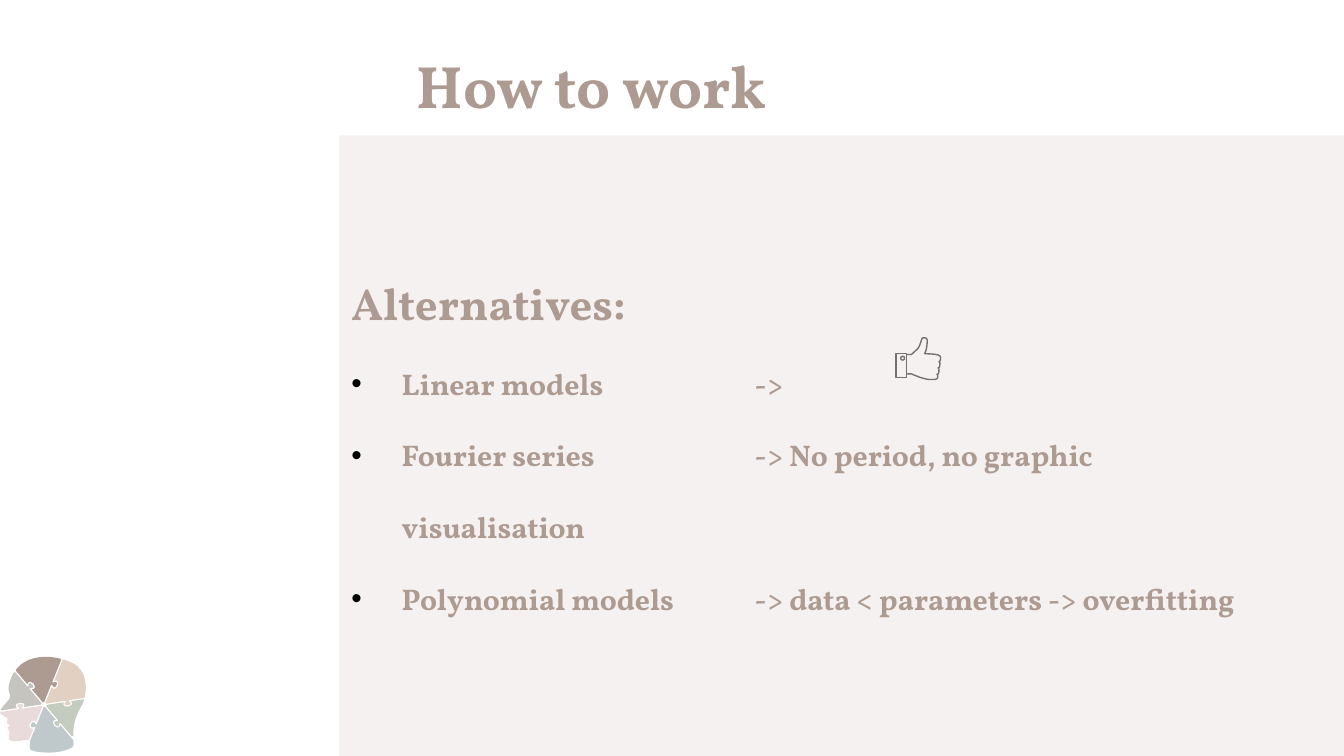
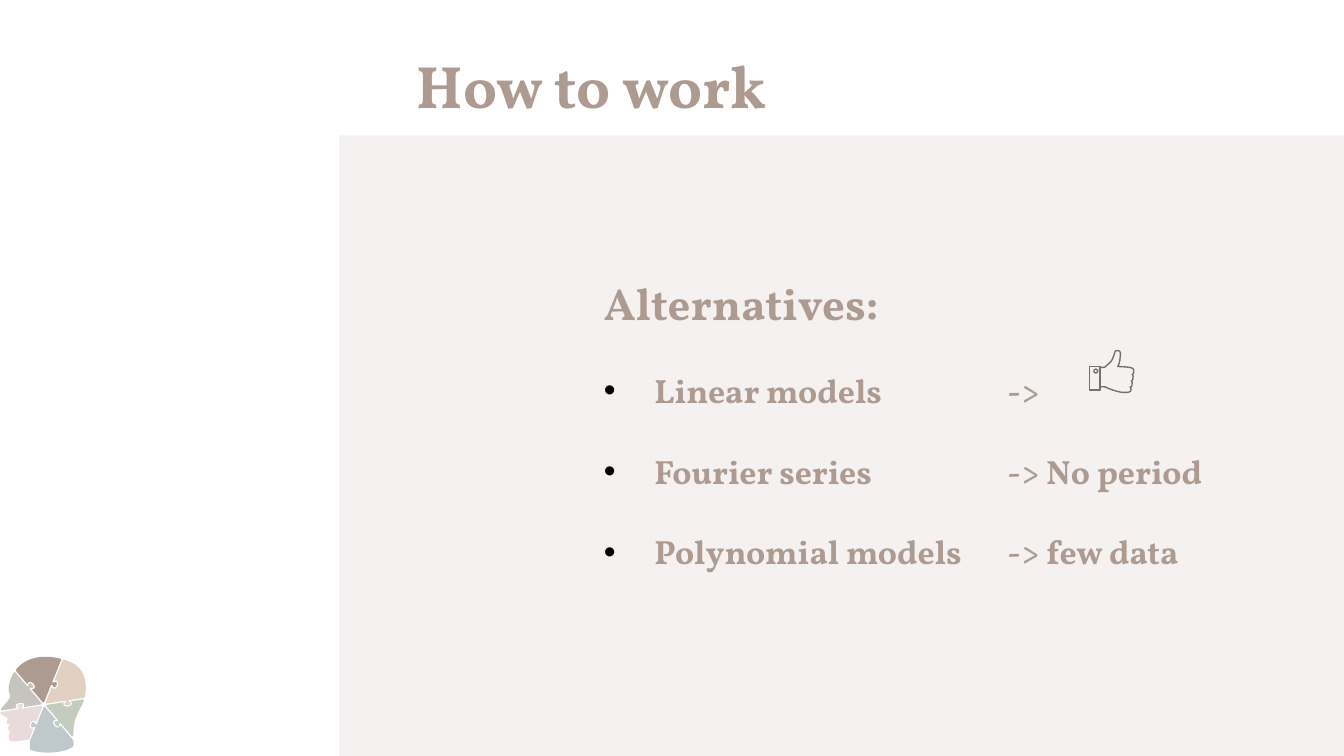
Before and after one commit to domenico-rgs/EFSA-Project, a slide deck: slide 6 of Presentation.pptx. Drawn at 1344x756 pixels with LibreOffice and Linux fonts; fonts in the diff are those of the drawing. Boxes give left, top, right and bottom in pixels: in the first picture for what was removed or moved away, otherwise in the second. Text is boxed around its words. In the diff, an @@ line names an element or a change of style, - is before the commit and + after.

```diff
--- a/Presentation.pptx
+++ b/Presentation.pptx
@@ text "Alternatives:": place and size @@
-text "Alternatives:" at bbox=[351, 288, 1235, 617]
+text "Alternatives:" at bbox=[604, 288, 1202, 572]
@@ freeform shape: place and size @@
-freeform shape at bbox=[907, 337, 941, 379]
+freeform shape at bbox=[1101, 351, 1134, 392]
@@ text at bbox=[654, 379, 882, 403]: size 16 to 18 pt in "Linear models ->" @@
@@ freeform shape: place and size @@
-freeform shape at bbox=[896, 353, 907, 378]
+freeform shape at bbox=[1090, 367, 1101, 391]
@@ text at bbox=[654, 460, 1202, 572]: text changed; size 16 to 18 pt @@
-• Fourier series -> No period, no graphic visualisation
-• Polynomial models -> data < parameters -> overfitting
+• Fourier series -> No period
+• Polynomial models -> few data
```
Also in this commit, not shown: 4 other slides changed, 5 other files.
